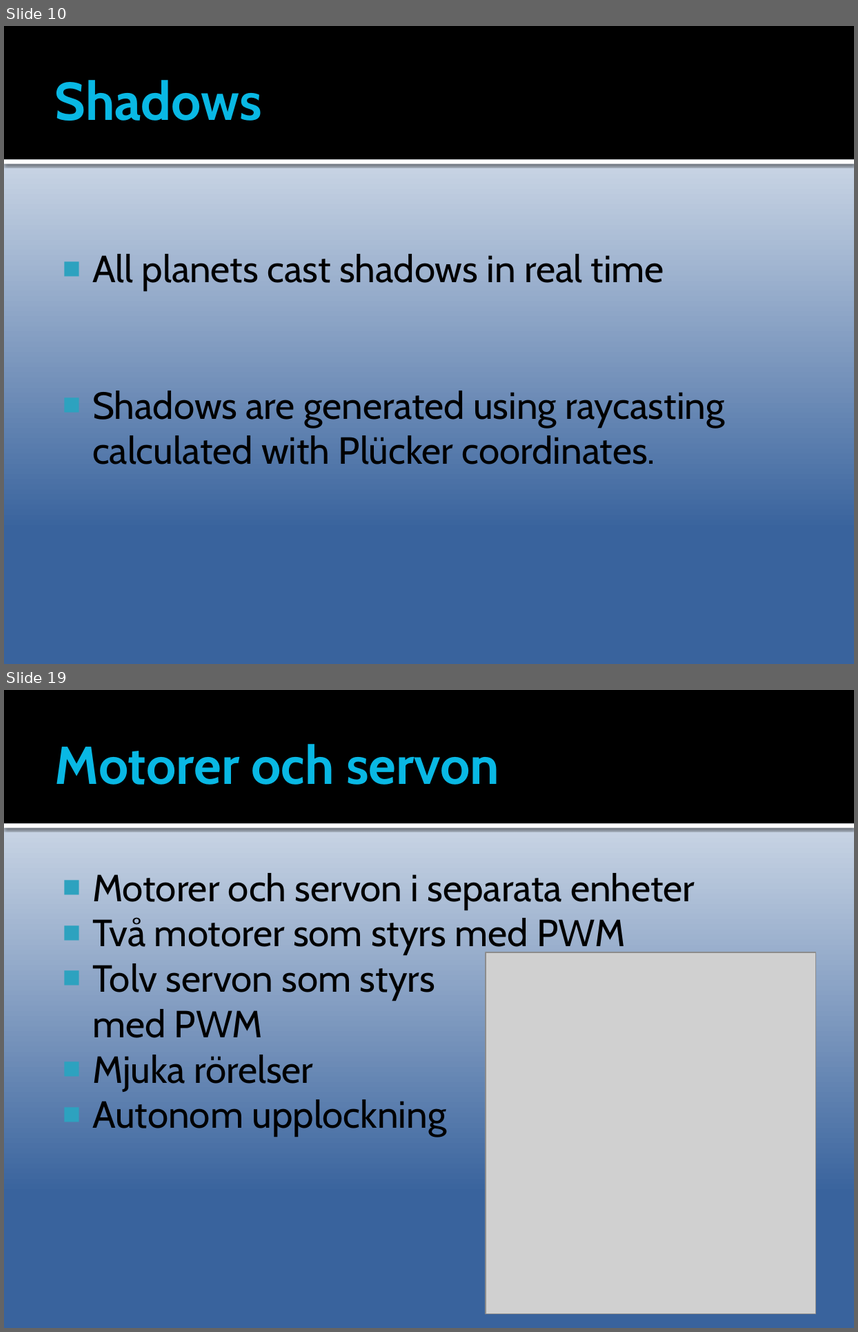
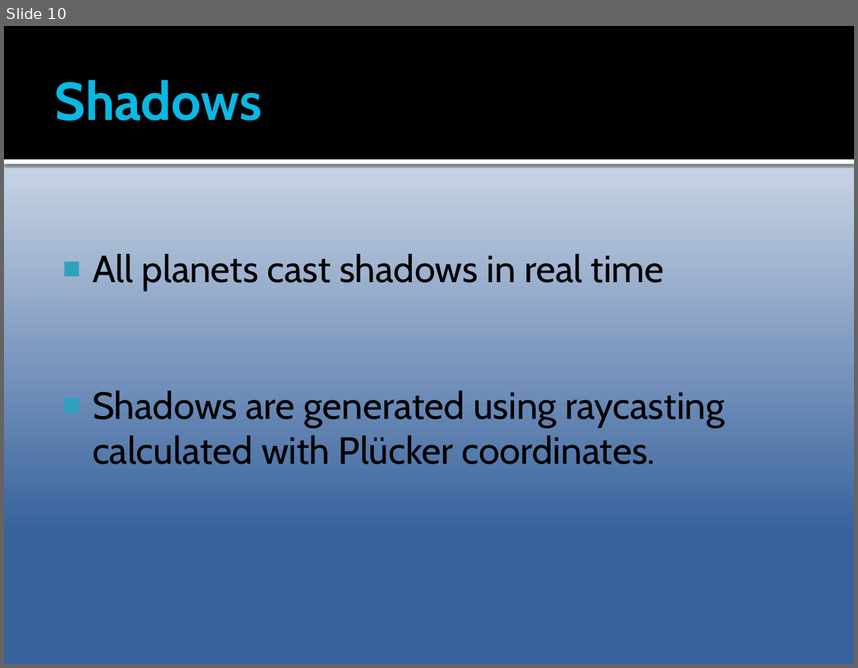
Before and after one commit to AlexanderSjoholm/CMS, a slide deck: Documentation/Presentation TSBK07 CMS.pptx. Shown one above the other, each under a label of ours: slides 10 and 19 before the commit, slide 10 after it; the slides between them are not shown. The pictures are 858x1332 and 858x668 pixels, drawn with LibreOffice and Linux fonts; fonts in the diff are those of the drawing; grey boxes stand for pictures. Boxes give left, top, right and bottom in pixels: in the first picture for what was removed or moved away, otherwise in the second. Text is boxed around its words. In the diff, an @@ line names an element or a change of style, - is before the commit and + after.

```diff
--- a/Documentation/Presentation TSBK07 CMS.pptx
+++ b/Documentation/Presentation TSBK07 CMS.pptx
@@ slide 19 removed at <box>4,690,854,1328</box>, background gradient #FFFFFF to #39639D; not listed: 2 template elements that a slide beside it also shows @@
@@ title removed at <box>55,744,499,785</box> @@
-Motorer och servon
@@ text removed at <box>92,873,695,1136</box> @@
-■ Motorer och servon i separata enheter
-■ Två motorer som styrs med PWM
-■ Tolv servon som styrs
-med PWM
-■ Mjuka rörelser
-■ Autonom upplockning
@@ picture removed at <box>486,952,816,1313</box> @@
```
Also in this commit, not shown: 3 slides changed, 18 other slides removed.
